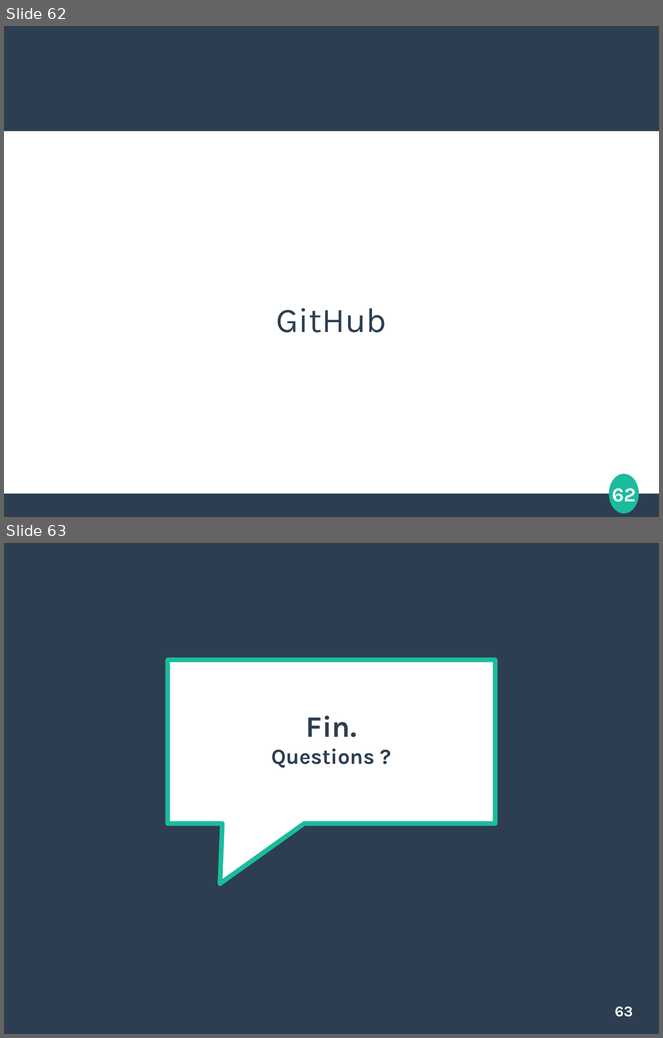
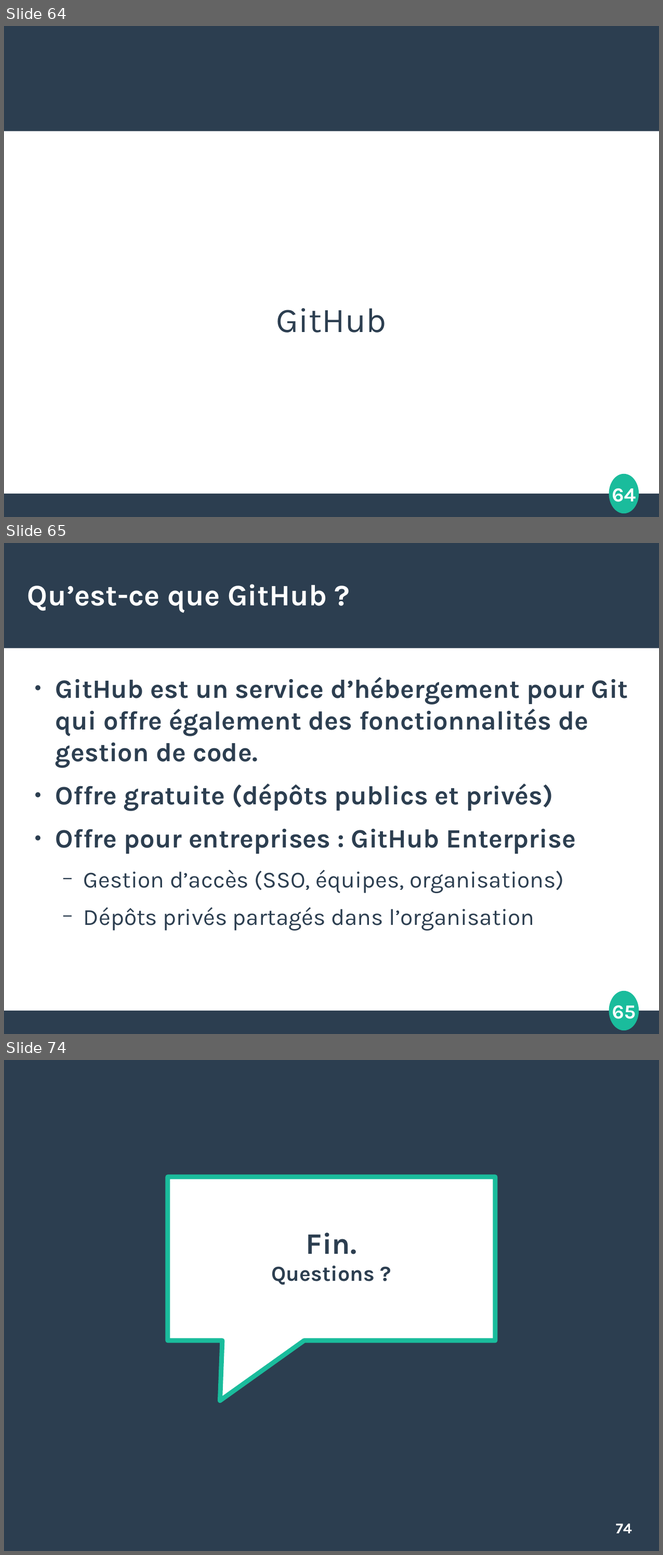
Before and after one commit to etdube/formation_git, a slide deck: Présentation git.odp. Shown one above the other, each under a label of ours: slides 62 and 63 before the commit, slides 64, 65 and 74 after it; the slides between them are not shown. The pictures are 663x1038 and 663x1555 pixels, drawn with LibreOffice and Linux fonts; fonts in the diff are those of the drawing. Boxes give left, top, right and bottom in pixels: in the first picture for what was removed or moved away, otherwise in the second. Text is boxed around its words. In the diff, an @@ line names an element or a change of style, - is before the commit and + after.

```diff
--- a/Présentation git.odp
+++ b/Présentation git.odp
@@ slide 65 added at (4,543,659,1034), background #FFFFFF; not listed: 4 template elements that a slide beside it also shows @@
@@ title added at (27,584,327,612), 36 pt, text #FFFFFF, bold @@
+Qu’est-ce que GitHub ?
@@ text added at (55,677,629,931), 32 pt, text #2C3E50, bold @@
+● GitHub est un service d’hébergement pour Git qui offre également des fonctionnalités de gestion de code.
+● Offre gratuite (dépôts publics et privés)
+● Offre pour entreprises : GitHub Enterprise
+  − Gestion d’accès (SSO, équipes, organisations)
+  − Dépôts privés partagés dans l’organisation
@@ what was slide 62 is now slide 64 @@
@@ page number at (612,488,636,507): text changed @@
-62
+64
@@ what was slide 63 is now slide 74 @@
@@ page number at (616,1524,632,1534): text changed @@
-63
+74
```
Also in this commit, not shown: 1 slide changed, 10 other slides added, 1 other file.
